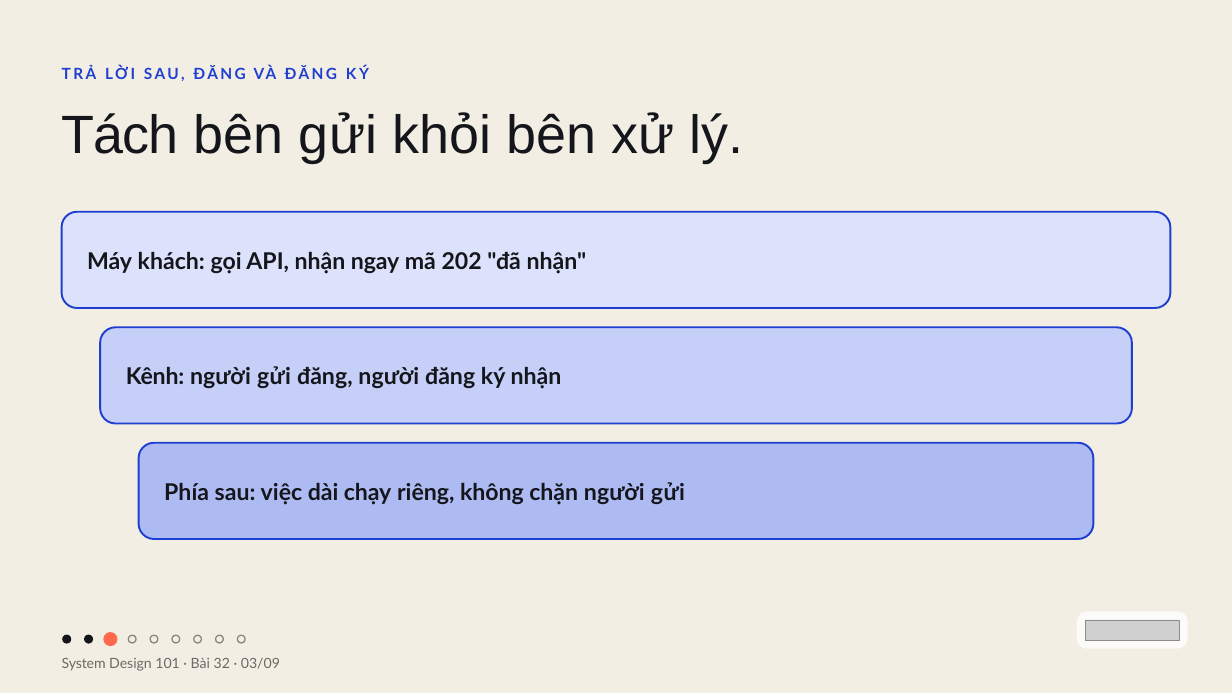
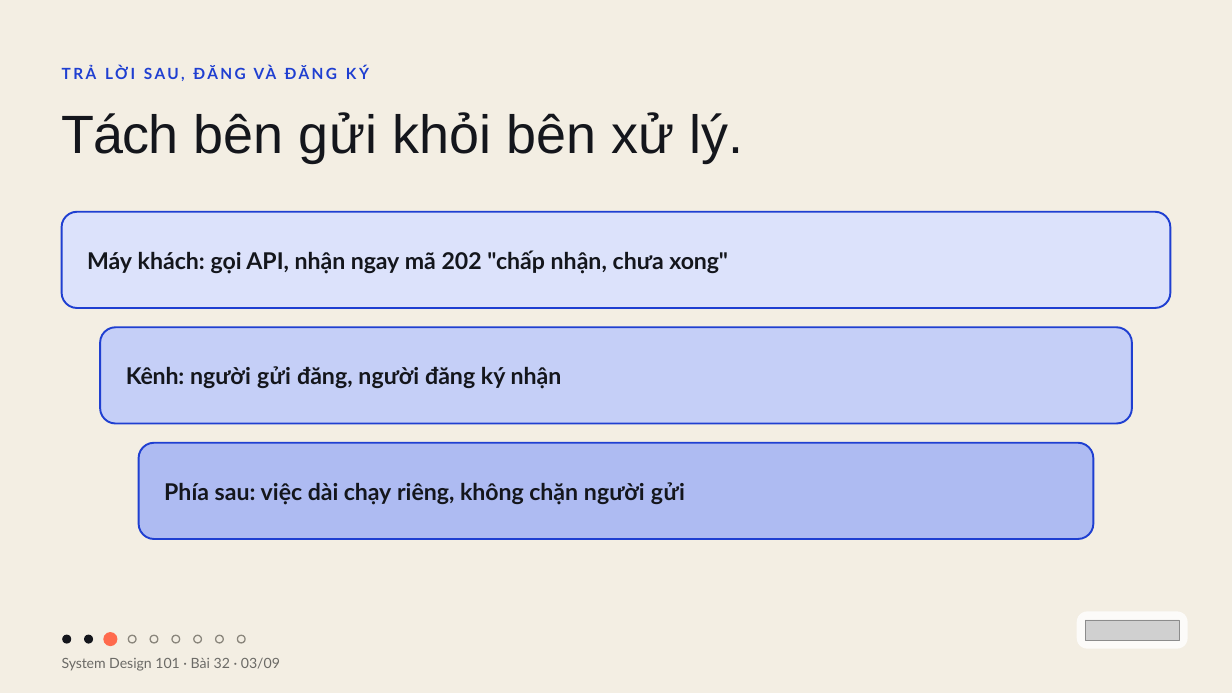
Before and after one commit to vohoailinh90/tool-marketing-studio, a slide deck: slide 3 of system-design-101/vi/lessons/sd-11-032/slides/sd-11-032.pptx. Drawn at 1232x693 pixels with LibreOffice and Linux fonts; fonts in the diff are those of the drawing; grey boxes stand for pictures. Boxes give left, top, right and bottom in pixels: in the first picture for what was removed or moved away, otherwise in the second. Text is boxed around its words. In the diff, an @@ line names an element or a change of style, - is before the commit and + after.

```diff
--- a/system-design-101/vi/lessons/sd-11-032/slides/sd-11-032.pptx
+++ b/system-design-101/vi/lessons/sd-11-032/slides/sd-11-032.pptx
@@ text at box(87, 250, 727, 274): text changed @@
-Máy khách: gọi API, nhận ngay mã 202 "đã nhận"
+Máy khách: gọi API, nhận ngay mã 202 "chấp nhận, chưa xong"
```
Also in this commit, not shown: 1 other slide changed, 2 other files.
